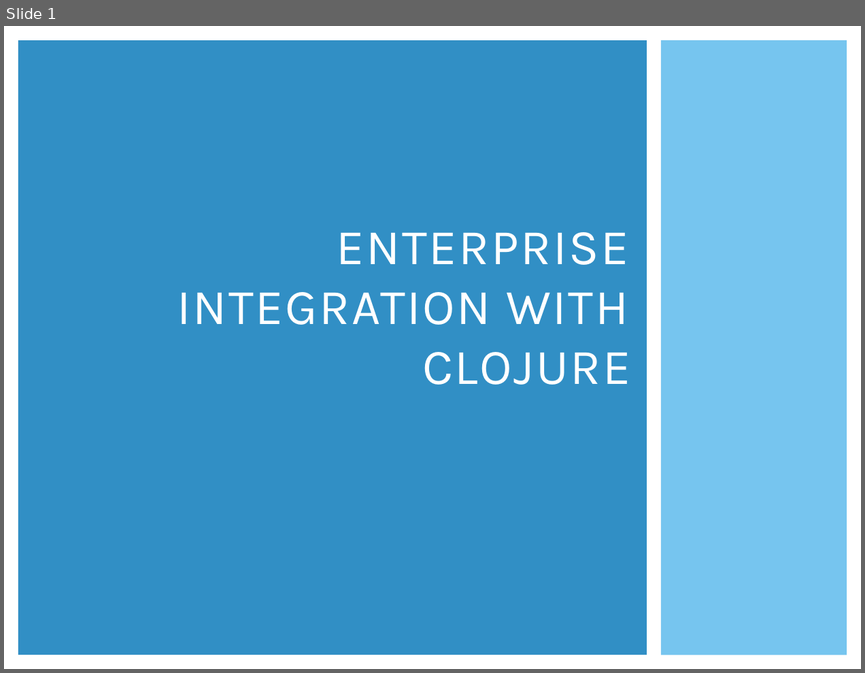
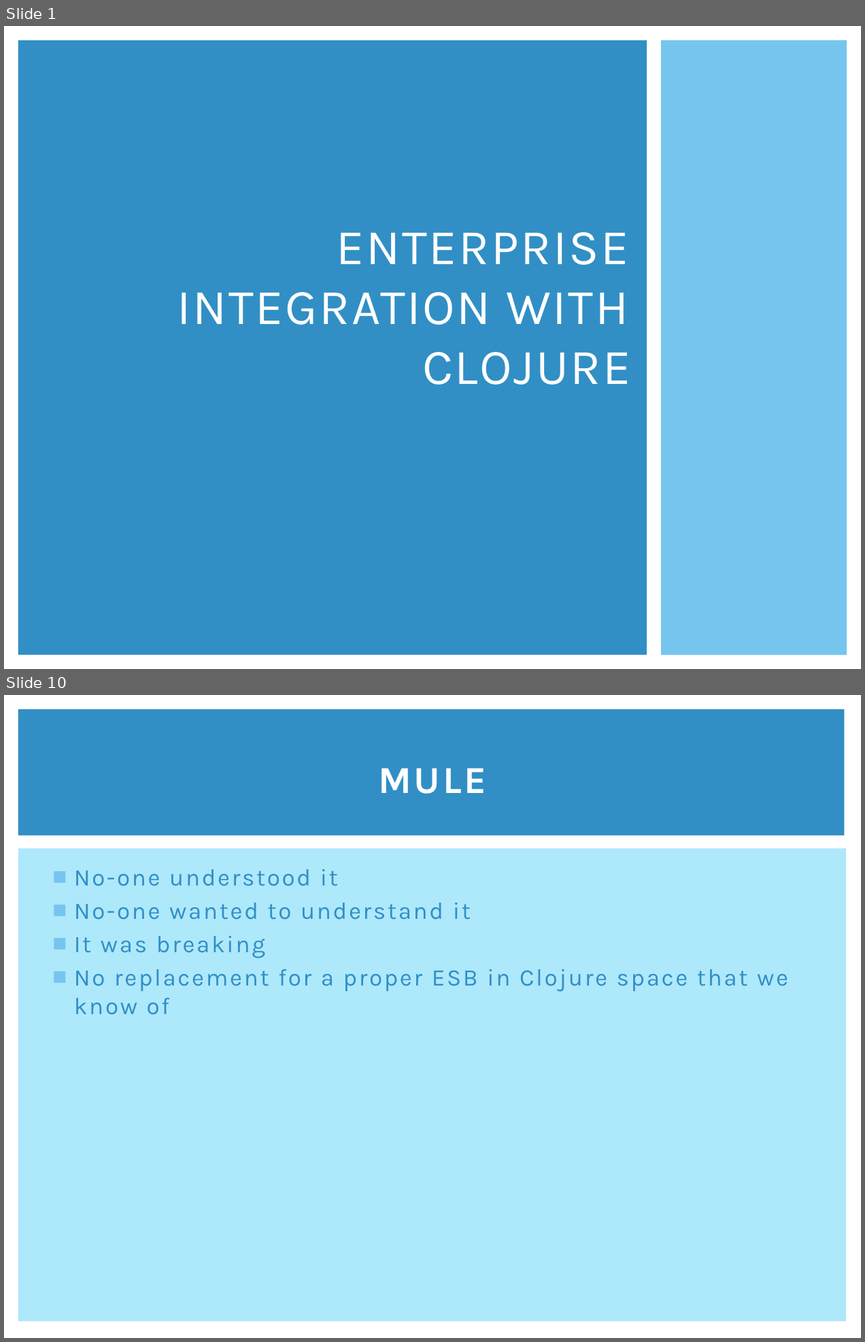
Before and after one commit to clumsyjedi/euroclojure2013, a slide deck: SLIDES.pptx. Shown one above the other, each under a label of ours: slide 1 before the commit, slides 1 and 10 after it; the slides between them are not shown. The pictures are 865x673 and 865x1342 pixels, drawn with LibreOffice and Linux fonts; fonts in the diff are those of the drawing. Boxes give left, top, right and bottom in pixels: in the first picture for what was removed or moved away, otherwise in the second. Text is boxed around its words. In the diff, an @@ line names an element or a change of style, - is before the commit and + after.

```diff
--- a/SLIDES.pptx
+++ b/SLIDES.pptx
@@ slide 10 added at bbox=[4, 695, 861, 1338], background #FFFFFF @@
@@ rectangle added at bbox=[18, 709, 844, 836], fill #318FC5 @@
@@ title added at bbox=[378, 768, 486, 794], 32 pt, text #FFFFFF, bold @@
+MULE
@@ rectangle added at bbox=[18, 849, 847, 1321], fill #AEE8FB @@
@@ text added at bbox=[74, 869, 788, 1015], 20 pt, text #318FC5 @@
+■ No-one understood it
+■ No-one wanted to understand it
+■ It was breaking
+■ No replacement for a proper ESB in Clojure space that we know of
```
Also in this commit, not shown: 1 slide changed, 26 other slides added, 7 slides removed.
